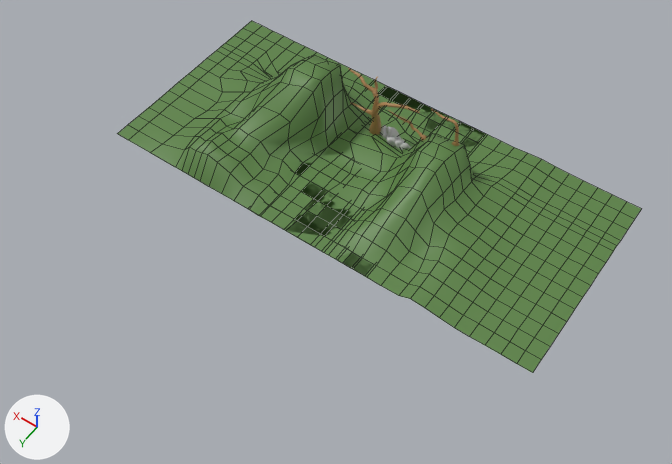
Before and after pictures for a commit that changed the FBX model Assets/Modelos/Ambiente/conjuntos/terreno-com-arvores-e-pedras_lv3.fbx.
Before and after are seen from a 50 mm camera at (-0.449, 0.775, 0.893) aimed at (-0.026, 0.182, -0.039). Arrows for +X, +Y and +Z are at lower left; the lights stay in place. Mesh edges are drawn as thin lines on the coarser meshes. Where no turn or scale is listed for an object, it has been applied to the vertices.
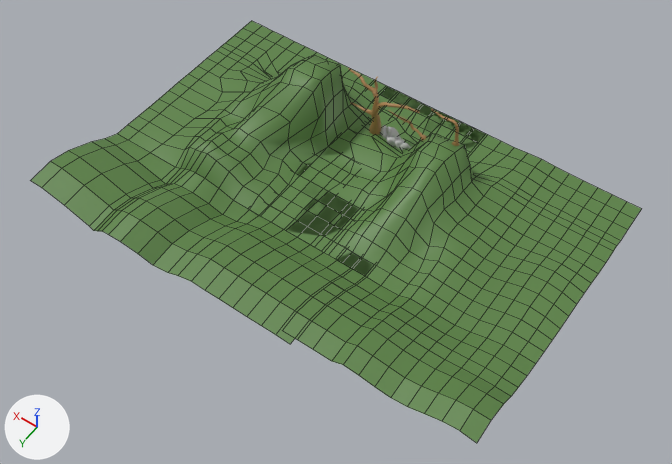
Location of each change, [x1, y1, x2, y2] in pixels of the pictures (672 x 464 px):
'pPlane1', reshaped (24% taller): before [250, 86, 641, 373]; after [250, 87, 641, 443]
'pPlane3', reshaped (24% wider, 27% taller): before [118, 21, 485, 275]; after [30, 21, 485, 344]
part 1 of me_mesh_003, built on: before [410, 232, 606, 373]; after [295, 232, 606, 443]
part 2 of me_mesh_002, built on: before [151, 137, 259, 209]; after [30, 134, 352, 344]

Patch to the scene script:
```diff
--- a/Assets/Modelos/Ambiente/conjuntos/terreno-com-arvores-e-pedras_lv3.fbx.py
+++ b/Assets/Modelos/Ambiente/conjuntos/terreno-com-arvores-e-pedras_lv3.fbx.py
@@ me_mesh_003 @@
-me_mesh_003.from_pydata(...)  # 336 vertices, 300 faces; spans x -0.21..0.21, y -0.15..0.15, z -0.001..0.058
+me_mesh_003.from_pydata(...)  # 414 vertices, 372 faces; spans x -0.21..0.21, y -0.15..0.29, z -0.001..0.065
+# me_mesh_003 part 1
+# 7 vertices in x -0.189..-0.147, y 0.021..0.107, z 0.0 move by (0.0, 0.0, 0.019)
+# 6 vertices in x -0.168..-0.084, y -0.021..0.15, z 0.0..0.003 move by (0.0, 0.0, 0.003)
+# 5 vertices in x -0.21..-0.126, y 0.0..0.064, z 0.0 move by (0.0, 0.0, 0.011)
+# 4 vertices in x -0.21..-0.105, y 0.0..0.129, z 0.0..0.002 move by (0.0, 0.0, 0.004)
+# 4 vertices in x -0.21..-0.126, y 0.0..0.021, z 0.0 move by (0.0, 0.0, 0.009)
+# 4 vertices in x -0.189..-0.147, y 0.021..0.15, z 0.0 move by (0.0, 0.0, 0.016)
+# 25 vertices move from x -0.21..-0.063, y -0.021..0.15, z 0.0..0.006 to x -0.21..-0.063, y -0.021..0.15, z 0.002..0.022
+# 63 vertices are added at x -0.21..0.042, y 0.172..0.29, z 0.018..0.065
+# 8 new vertices lie (0.0, 0.022, 0.009) away from vertices in x -0.105..0.042, y 0.15, z 0.0..0.008
+# 7 new vertices lie (0.0, 0.022, 0.012) away from vertices in x -0.084..0.042, y 0.172, z 0.009..0.017
+# 72 new faces join them
 me_mesh_003.materials.append(mat_verde)
@@ me_mesh_002 @@
-me_mesh_002.from_pydata(...)  # 336 vertices, 300 faces; spans x -0.21..0.21, y -0.15..0.15, z -0.002..0.093
+me_mesh_002.from_pydata(...)  # 441 vertices, 400 faces; spans x -0.21..0.21, y -0.15..0.309, z -0.002..0.093
+# me_mesh_002 part 2
+# 13 vertices move from x 0.0..0.102, y 0.129..0.15, z 0.0..0.034 to x 0.0..0.102, y 0.129..0.155, z 0.001..0.036
+# 43 vertices are added at x -0.042..0.103, y 0.174..0.307, z -0.002..0.054
+# 9 new vertices lie (0.0, 0.022, 0.009) away from vertices in x -0.21..0.21, y 0.15, z 0.0
+# 9 new vertices lie (0.0, 0.022, 0.013) away from vertices in x -0.21..0.21, y 0.172, z 0.009
+# 9 new vertices lie (0.0, 0.039, 0.016) away from vertices in x -0.21..0.21, y 0.194, z 0.022
+# 9 new vertices lie (0.0, 0.03, 0.006) away from vertices in x -0.21..0.21, y 0.233, z 0.038
+# 9 new vertices lie (0.0, 0.036, -0.004) away from vertices in x -0.21..0.21, y 0.263, z 0.044
+# 5 new vertices lie (0.022, 0.0, 0.0) away from vertices in x -0.084, y 0.172..0.299, z 0.009..0.044
+# 5 new vertices lie (-0.041, 0.002, -0.004) away from vertices in x 0.189, y 0.172..0.299, z 0.009..0.044
+# 7 new vertices lie (0.0, 0.036, -0.004) away from vertices in x -0.027..0.103, y 0.267..0.273, z 0.032..0.054
+# 100 new faces join them
 me_mesh_002.materials.append(mat_verde)
```
